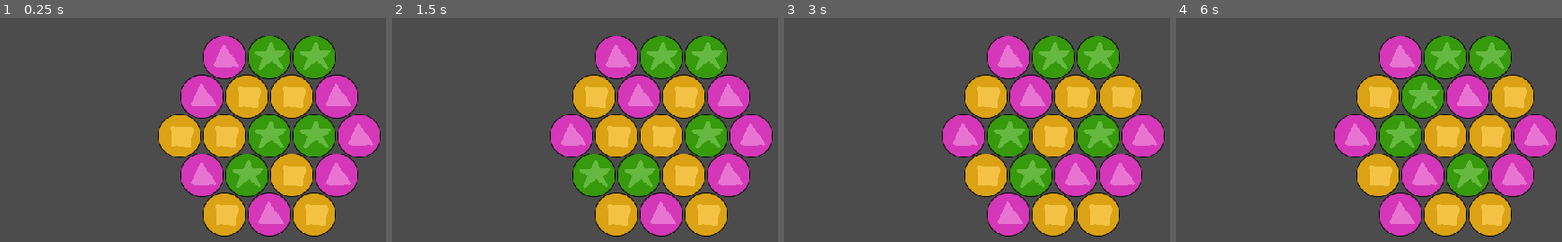
Above: before the commit, frames 1-4 (left to right).
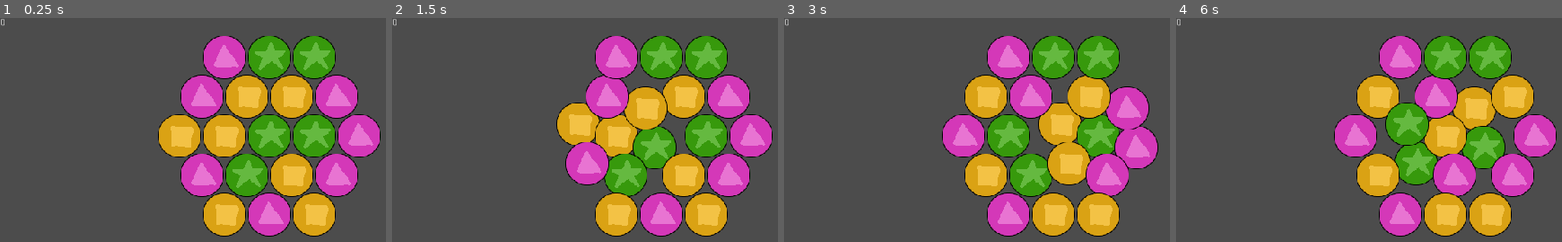
Above: after the commit, the same moments.

Repository: heroofhyla/SpinHex
Game: Godot game, scene res://scene/game.tscn
The game is run twice, just before and just after one commit, with the same random seed, the same clock (stepped at 60 frames per second) and the same inputs.
Inputs (mouse positions are in pixels of both pictures, inside the frame that each line leads up to):
- Up to frame 1 (0.25 s): no input
- Up to frame 2 (1.5 s): tap Enter at 0.5 s; move the mouse to (573, 136) at 0.52 s; click (573, 136) at 0.67 s; tap Space at 1.25 s; move the mouse to (615, 136) at 1.27 s; click (615, 136) at 1.42 s
- Up to frame 3 (3 s): tap Enter at 2 s; move the mouse to (1031, 174) at 2.02 s; click (1031, 174) at 2.17 s; tap Space at 2.75 s; move the mouse to (1096, 136) at 2.77 s; click (1096, 136) at 2.92 s
- Up to frame 4 (6 s): tap Enter at 3.5 s; move the mouse to (1511, 174) at 3.52 s; click (1511, 174) at 3.67 s; tap Space at 4.25 s; move the mouse to (1534, 136) at 4.27 s; click (1534, 136) at 4.42 s; move the mouse to (1511, 96) at 5.02 s; click (1511, 96) at 5.17 s; move the mouse to (1446, 136) at 5.77 s; click (1446, 136) at 5.92 s

The runs differ from the first frame. In frame 1, less than 0.1% of the frame differs, in the area x 0-2%, y 0-4%; in frame 2, 11%, in the area x 0-76%, y 0-80%; in frame 3, 9.7%; in frame 4, 11%.

Commit message:
Animations

Diff:
--- a/game/entity/Gem.gd
+++ b/game/entity/Gem.gd
@@ -3,7 +3,12 @@
 
 export var color = 0 #setget set_color, get_color
 export var clickable = true
+onready var target_pos = position
+onready var game = get_node("/root/Game")
+var move_dir_sec = 0.5
+var move_dir_progress = 0.0
 var neighbors = {}
+
 # Called when the node enters the scene tree for the first time.
 func _ready():
 	randomize()
@@ -17,39 +22,51 @@
 func get_color():
 	return color
 # Called every frame. 'delta' is the elapsed time since the previous frame.
-#func _process(delta):
-#	pass
+func _process(delta):
+	if target_pos != position:
+		move_dir_progress += delta
+		var progress_frac = move_dir_progress / move_dir_sec
+		if move_dir_progress >= move_dir_sec:
+			position = target_pos
+			move_dir_progress = 0
+		else:
+			var x_delta = target_pos.x - position.x
+			var y_delta = target_pos.y - position.y
+			position.x += x_delta * progress_frac
+			position.y += y_delta * progress_frac
+	elif move_dir_progress != 0.0:
+		move_dir_progress = 0.0
 
 func determine_neighbors():
 	neighbors = {
 		"ne": {
-			"x": position.x - 32,
-			"y": position.y - 56,
+			"x": target_pos.x - 32,
+			"y": target_pos.y - 56,
 			"node": null
 		},
 		"e": {
-			"x": position.x - 64,
-			"y": position.y,
+			"x": target_pos.x - 64,
+			"y": target_pos.y,
 			"node": null
 		},
 		"se": {
-			"x": position.x - 32,
-			"y": position.y + 56,
+			"x": target_pos.x - 32,
+			"y": target_pos.y + 56,
 			"node": null
 		},
 		"sw": {
-			"x": position.x + 32,
-			"y": position.y + 56,
+			"x": target_pos.x + 32,
+			"y": target_pos.y + 56,
 			"node": null
 		},
 		"nw": {
-			"x": position.x + 32,
-			"y": position.y - 56,
+			"x": target_pos.x + 32,
+			"y": target_pos.y - 56,
 			"node": null
 		},
 		"w": {
-			"x": position.x + 64,
-			"y": position.y,
+			"x": target_pos.x + 64,
+			"y": target_pos.y,
 			"node": null
 		}
 	}
@@ -57,8 +74,8 @@
 	var gems = get_tree().get_nodes_in_group("gems")
 	for gem in gems:
 		for neighbor in neighbors.values():
-			if gem.position.x == neighbor["x"] \
-			and gem.position.y == neighbor["y"]:
+			if gem.target_pos.x == neighbor["x"] \
+			and gem.target_pos.y == neighbor["y"]:
 				neighbor["node"] = gem
 	for neighbor in neighbors.values():
 		if neighbor["node"] == null:
@@ -70,19 +87,21 @@
 	if not clickable:
 		return
 
-	var nw_pos = neighbors["nw"]["node"].position
-	neighbors["nw"]["node"].start_move_to(neighbors["w"]["node"].position)
-	neighbors["w"]["node"].start_move_to(neighbors["sw"]["node"].position)
-	neighbors["sw"]["node"].start_move_to(neighbors["se"]["node"].position)
-	neighbors["se"]["node"].start_move_to(neighbors["e"]["node"].position)
-	neighbors["e"]["node"].start_move_to(neighbors["ne"]["node"].position)
+	var nw_pos = neighbors["nw"]["node"].target_pos
+	neighbors["nw"]["node"].start_move_to(neighbors["w"]["node"].target_pos)
+	neighbors["w"]["node"].start_move_to(neighbors["sw"]["node"].target_pos)
+	neighbors["sw"]["node"].start_move_to(neighbors["se"]["node"].target_pos)
+	neighbors["se"]["node"].start_move_to(neighbors["e"]["node"].target_pos)
+	neighbors["e"]["node"].start_move_to(neighbors["ne"]["node"].target_pos)
 	neighbors["ne"]["node"].start_move_to(nw_pos)
 
 func _on_Gem_input_event(viewport, event, shape_idx):
+
 	if event is InputEventMouseButton \
 	and event.button_index == BUTTON_LEFT \
 	and event.pressed == true:
 		rotate_neighbors()
 
 func start_move_to(pos):
-	position = pos
+	target_pos = pos
+	move_dir_progress = 0
--- /dev/null
+++ b/game/scene/Label.gd
@@ -0,0 +1,16 @@
+extends Label
+
+onready var game = get_node("/root/Game")
+# Declare member variables here. Examples:
+# var a = 2
+# var b = "text"
+
+# Called when the node enters the scene tree for the first time.
+func _ready():
+	pass # Replace with function body.
+
+func _process(delta):
+	text = str(game.business)
+# Called every frame. 'delta' is the elapsed time since the previous frame.
+#func _process(delta):
+#	pass
--- /dev/null
+++ b/game/scene/game.gd
@@ -0,0 +1,15 @@
+extends Node2D
+
+# Declare member variables here. Examples:
+# var a = 2
+# var b = "text"
+
+export var business = 0
+
+# Called when the node enters the scene tree for the first time.
+func _ready():
+	pass # Replace with function body.
+
+# Called every frame. 'delta' is the elapsed time since the previous frame.
+#func _process(delta):
+#	pass
--- a/game/scene/game.tscn
+++ b/game/scene/game.tscn
@@ -1,81 +1,90 @@
-[gd_scene load_steps=2 format=2]
+[gd_scene load_steps=4 format=2]
 
-[ext_resource path="res://entity/Gem.tscn" type="PackedScene" id=1]
+[ext_resource path="res://scene/game.gd" type="Script" id=1]
+[ext_resource path="res://entity/Gem.tscn" type="PackedScene" id=2]
+[ext_resource path="res://scene/Label.gd" type="Script" id=3]
 
-[node name="Node2D" type="Node2D"]
+[node name="Game" type="Node2D"]
+script = ExtResource( 1 )
 
-[node name="Gem" parent="." instance=ExtResource( 1 )]
+[node name="Gem" parent="." instance=ExtResource( 2 )]
 position = Vector2( 256, 168 )
 color = 0
 
-[node name="Gem2" parent="." instance=ExtResource( 1 )]
+[node name="Gem2" parent="." instance=ExtResource( 2 )]
 position = Vector2( 320, 168 )
 color = 0
 
-[node name="Gem3" parent="." instance=ExtResource( 1 )]
+[node name="Gem3" parent="." instance=ExtResource( 2 )]
 position = Vector2( 384, 168 )
 color = 0
 
-[node name="Gem4" parent="." instance=ExtResource( 1 )]
+[node name="Gem4" parent="." instance=ExtResource( 2 )]
 position = Vector2( 448, 168 )
 color = 0
 
-[node name="Gem5" parent="." instance=ExtResource( 1 )]
+[node name="Gem5" parent="." instance=ExtResource( 2 )]
 position = Vector2( 512, 168 )
 color = 2
 
-[node name="Gem6" parent="." instance=ExtResource( 1 )]
+[node name="Gem6" parent="." instance=ExtResource( 2 )]
 position = Vector2( 480, 112 )
 color = 2
 
-[node name="Gem7" parent="." instance=ExtResource( 1 )]
+[node name="Gem7" parent="." instance=ExtResource( 2 )]
 position = Vector2( 416, 112 )
 color = 0
 
-[node name="Gem8" parent="." instance=ExtResource( 1 )]
+[node name="Gem8" parent="." instance=ExtResource( 2 )]
 position = Vector2( 352, 112 )
 color = 0
 
-[node name="Gem9" parent="." instance=ExtResource( 1 )]
+[node name="Gem9" parent="." instance=ExtResource( 2 )]
 position = Vector2( 288, 112 )
 color = 0
 
-[node name="Gem10" parent="." instance=ExtResource( 1 )]
+[node name="Gem10" parent="." instance=ExtResource( 2 )]
 position = Vector2( 320, 56 )
 color = 0
 
-[node name="Gem11" parent="." instance=ExtResource( 1 )]
+[node name="Gem11" parent="." instance=ExtResource( 2 )]
 position = Vector2( 384, 56 )
 color = 0
 
-[node name="Gem12" parent="." instance=ExtResource( 1 )]
+[node name="Gem12" parent="." instance=ExtResource( 2 )]
 position = Vector2( 448, 56 )
 color = 0
 
-[node name="Gem13" parent="." instance=ExtResource( 1 )]
+[node name="Gem13" parent="." instance=ExtResource( 2 )]
 position = Vector2( 480, 224 )
 color = 0
 
-[node name="Gem14" parent="." instance=ExtResource( 1 )]
+[node name="Gem14" parent="." instance=ExtResource( 2 )]
 position = Vector2( 416, 224 )
 color = 0
 
-[node name="Gem15" parent="." instance=ExtResource( 1 )]
+[node name="Gem15" parent="." instance=ExtResource( 2 )]
 position = Vector2( 352, 224 )
 color = 0
 
-[node name="Gem16" parent="." instance=ExtResource( 1 )]
+[node name="Gem16" parent="." instance=ExtResource( 2 )]
 position = Vector2( 288, 224 )
 color = 2
 
-[node name="Gem17" parent="." instance=ExtResource( 1 )]
+[node name="Gem17" parent="." instance=ExtResource( 2 )]
 position = Vector2( 320, 280 )
 color = 0
 
-[node name="Gem18" parent="." instance=ExtResource( 1 )]
+[node name="Gem18" parent="." instance=ExtResource( 2 )]
 position = Vector2( 384, 280 )
 color = 0
 
-[node name="Gem19" parent="." instance=ExtResource( 1 )]
+[node name="Gem19" parent="." instance=ExtResource( 2 )]
 position = Vector2( 448, 280 )
 color = 2
+
+[node name="Label" type="Label" parent="."]
+margin_right = 192.0
+margin_bottom = 140.0
+text = "Hello!!"
+script = ExtResource( 3 )
